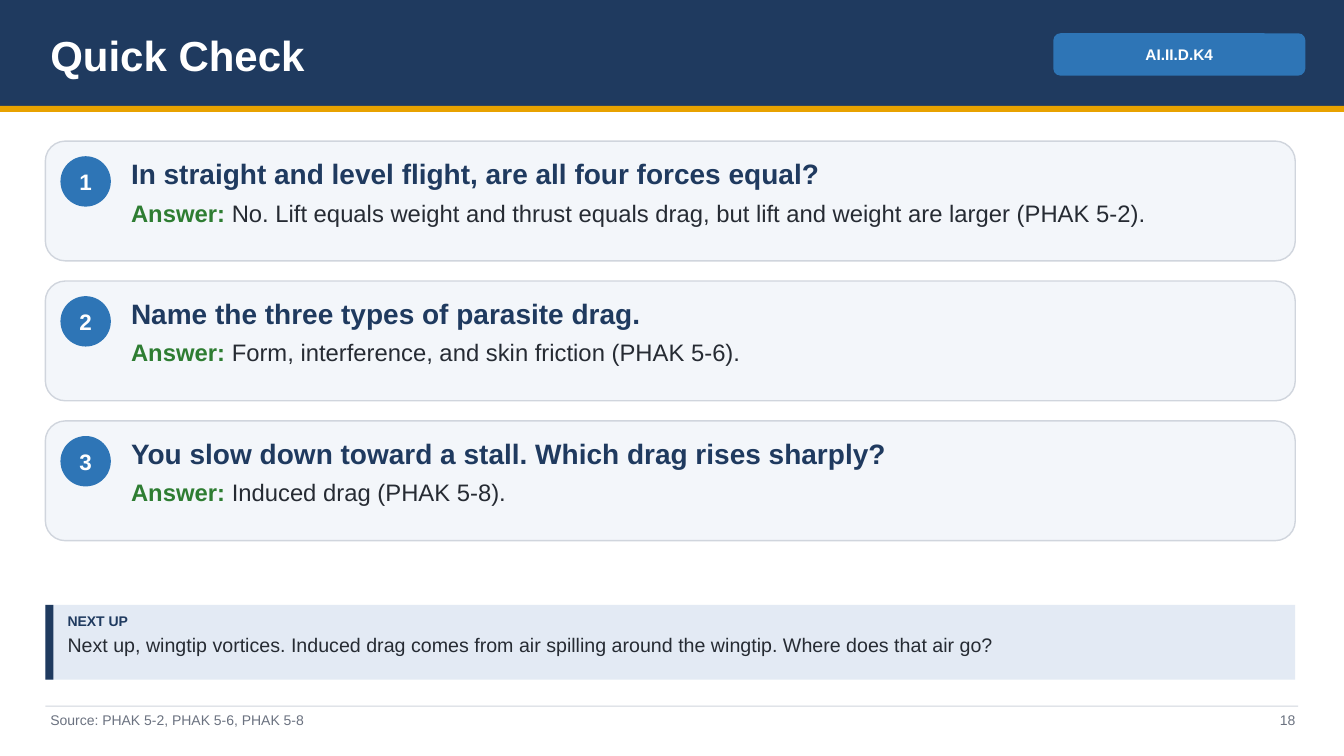
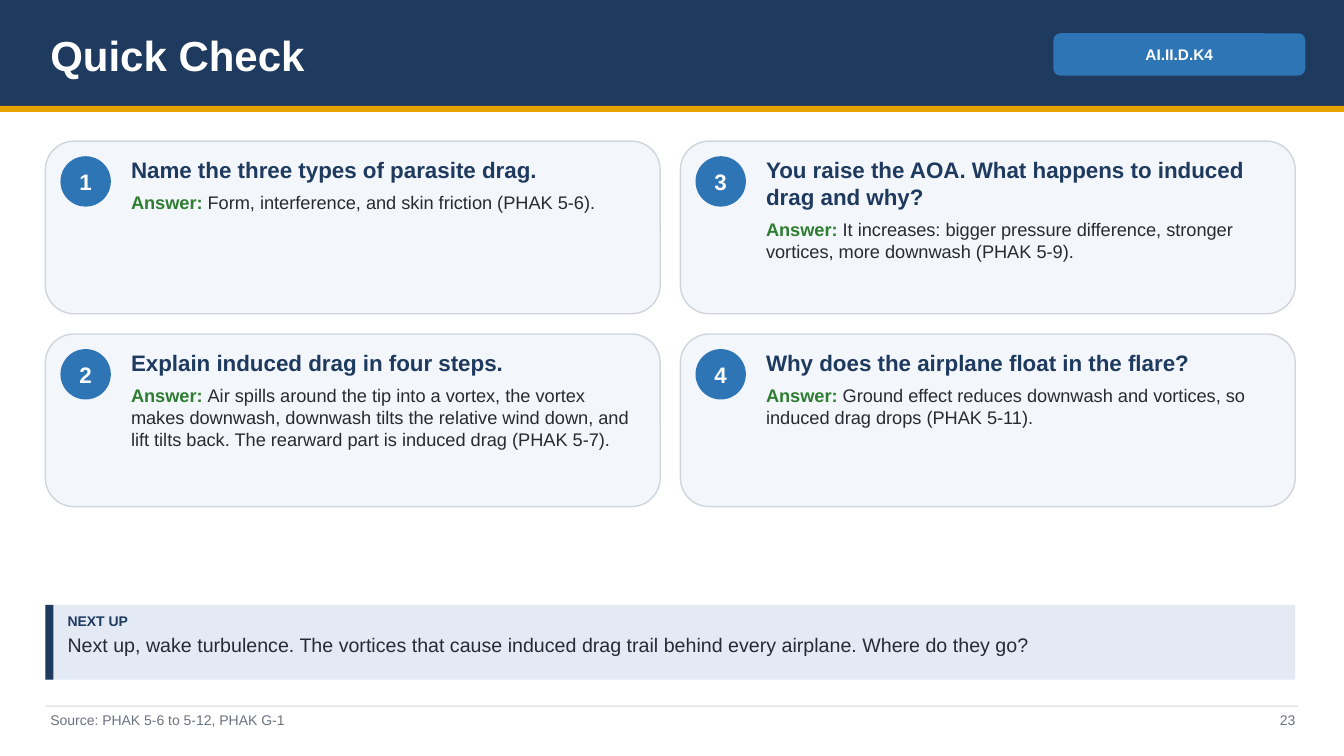
Before and after one commit to greenleeezekial1-glitch/Claude, a slide deck: slide 23 of Area II - Technical Subject Areas/II.D Principles of Flight - Slides.pptx (slide 18 before the commit). Drawn at 1344x756 pixels with LibreOffice and Linux fonts; fonts in the diff are those of the drawing. Boxes give left, top, right and bottom in pixels: in the first picture for what was removed or moved away, otherwise in the second. Text is boxed around its words. In the diff, an @@ line names an element or a change of style, - is before the commit and + after.

```diff
--- a/Area II - Technical Subject Areas/II.D Principles of Flight - Slides.pptx
+++ b/Area II - Technical Subject Areas/II.D Principles of Flight - Slides.pptx
@@ rounded rectangle: place and size @@
-rounded rectangle at (45,141,1296,261)
+rounded rectangle at (45,141,660,314)
@@ rounded rectangle added at (681,141,1296,314), fill #F3F6FA, outline #D0D5DD 1 pt @@
@@ text "Name the three types of ...": place and size @@
-text "Name the three types of ..." at (131,303,740,366)
+text "Name the three types of ..." at (131,161,595,213)
@@ text "Name the three types of ..." at (131,161,595,213): size 20 to 16 pt in "Name the three types of parasite drag."; size 17 to 13 pt in "Answer: Form, interference, and skin friction (PHAK ..." @@
@@ text removed at (131,163,1145,227) @@
-In straight and level flight, are all four forces equal?
-Answer: No. Lift equals weight and thrust equals drag, but lift and weight are larger (PHAK 5-2).
@@ ellipse "3": place and size @@
-ellipse "3" at (60,437,111,487)
+ellipse "3" at (696,156,746,207)
@@ text added at (766,161,1244,262), 13 pt, text #262B33 @@
+You raise the AOA. What happens to induced drag and why?
+Answer: It increases: bigger pressure difference, stronger vortices, more downwash (PHAK 5-9).
@@ rounded rectangle removed at (45,281,1296,401) @@
@@ rounded rectangle: place and size @@
-rounded rectangle at (45,421,1296,541)
+rounded rectangle at (45,334,660,506)
@@ ellipse "2": place and size @@
-ellipse "2" at (60,296,111,347)
+ellipse "2" at (60,349,111,399)
@@ text added at (131,354,628,450), 13 pt, text #262B33 @@
+Explain induced drag in four steps.
+Answer: Air spills around the tip into a vortex, the vortex makes downwash, downwash tilts the relative wind down, and lift tilts back. The rearward part is induced drag (PHAK 5-7).
@@ rounded rectangle added at (681,334,1296,506), fill #F3F6FA, outline #D0D5DD 1 pt @@
@@ ellipse added at (696,349,746,399), fill #2E75B6, 16 pt, text #FFFFFF, bold @@
+4
@@ text added at (766,354,1245,428), 13 pt, text #262B33 @@
+Why does the airplane float in the flare?
+Answer: Ground effect reduces downwash and vortices, so induced drag drops (PHAK 5-11).
@@ text removed at (131,443,886,506) @@
-You slow down toward a stall. Which drag rises sharply?
-Answer: Induced drag (PHAK 5-8).
@@ text at (68,637,1028,656): text changed @@
-Next up, wingtip vortices. Induced drag comes from air spilling around the wingtip. Where does that air go?
+Next up, wake turbulence. The vortices that cause induced drag trail behind every airplane. Where do they go?
@@ text at (50,715,284,727): text changed @@
-Source: PHAK 5-2, PHAK 5-6, PHAK 5-8
+Source: PHAK 5-6 to 5-12, PHAK G-1
@@ text at (1280,715,1296,725): text changed @@
-18
+23
```
Also in this commit, not shown: 46 other slides changed, 8 slides added, 1 slide removed, 19 other files.
